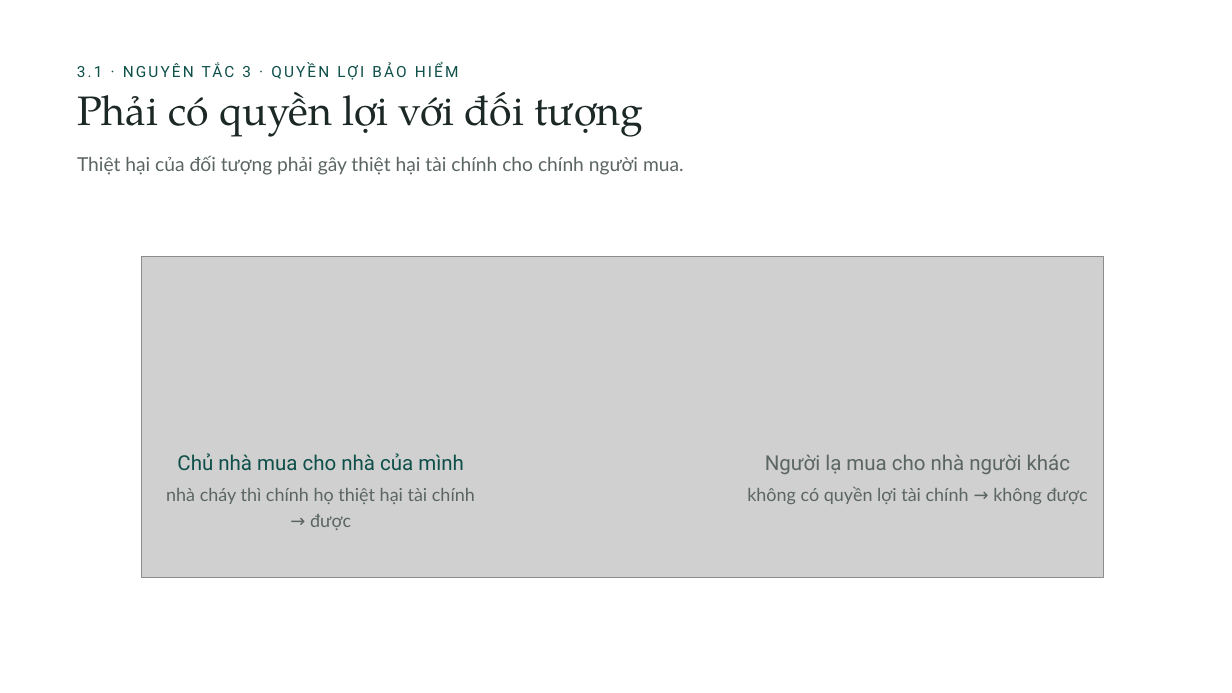
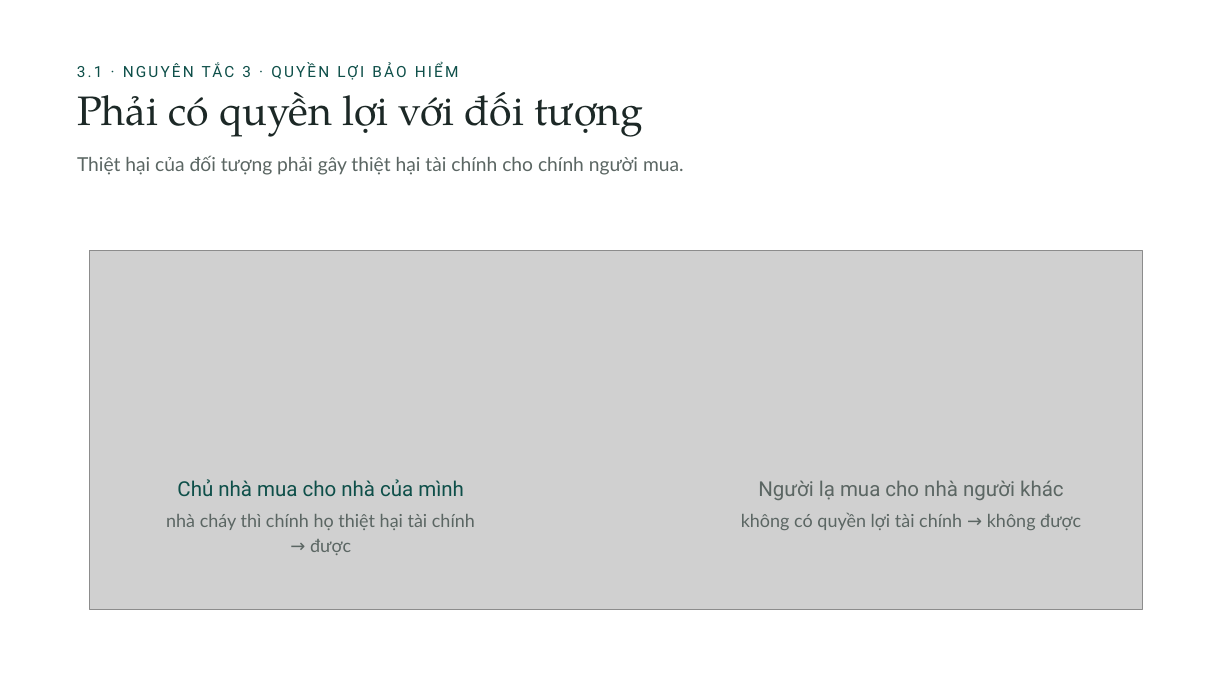
Before and after one commit to tranquanghaofake-dotcom/Law, a slide deck: slide 11 of docs/bai/ch3-bao-hiem-thuong-mai/bao-hiem-thuong-mai.pptx. Drawn at 1232x693 pixels with LibreOffice and Linux fonts; fonts in the diff are those of the drawing; grey boxes stand for pictures; background and template pictures are left out. Boxes give left, top, right and bottom in pixels: in the first picture for what was removed or moved away, otherwise in the second. Text is boxed around its words. In the diff, an @@ line names an element or a change of style, - is before the commit and + after.

```diff
--- a/docs/bai/ch3-bao-hiem-thuong-mai/bao-hiem-thuong-mai.pptx
+++ b/docs/bai/ch3-bao-hiem-thuong-mai/bao-hiem-thuong-mai.pptx
@@ picture: place and size @@
-picture at bbox=[141, 257, 1104, 578]
+picture at bbox=[90, 250, 1142, 610]
@@ text "Chủ nhà mua cho nhà ...": place and size @@
-text "Chủ nhà mua cho nhà ..." at bbox=[177, 453, 464, 470]
+text "Chủ nhà mua cho nhà ..." at bbox=[177, 479, 464, 496]
@@ text "Người lạ mua cho nhà ...": place and size @@
-text "Người lạ mua cho nhà ..." at bbox=[765, 454, 1070, 474]
+text "Người lạ mua cho nhà ..." at bbox=[758, 480, 1063, 500]
@@ text "nhà cháy thì chính họ ...": place and size @@
-text "nhà cháy thì chính họ ..." at bbox=[166, 488, 475, 530]
+text "nhà cháy thì chính họ ..." at bbox=[166, 514, 475, 555]
@@ text "không có quyền lợi tài ...": place and size @@
-text "không có quyền lợi tài ..." at bbox=[747, 487, 1088, 504]
+text "không có quyền lợi tài ..." at bbox=[741, 513, 1081, 530]
```
Also in this commit, not shown: 12 other slides changed, 39 other files.
